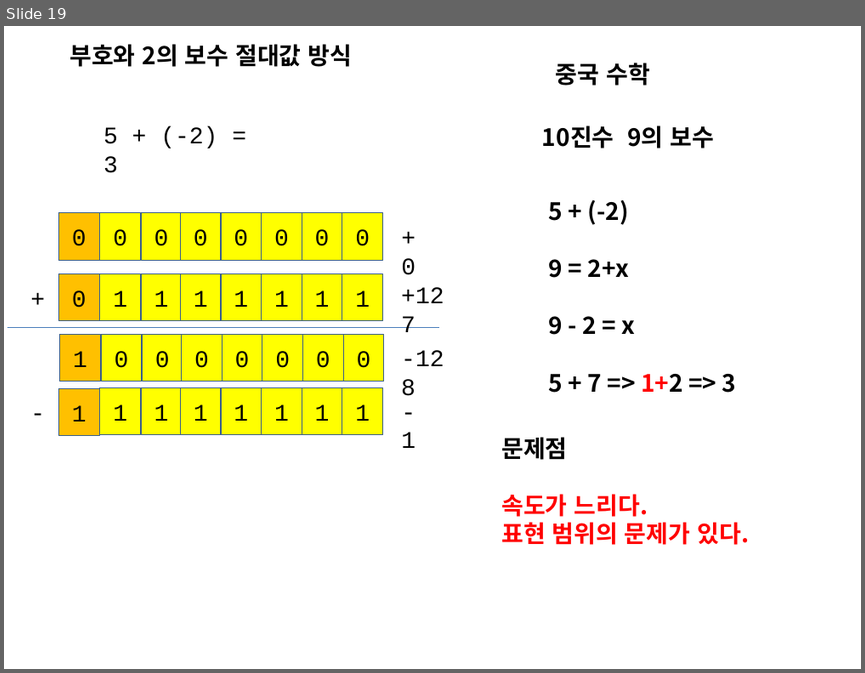
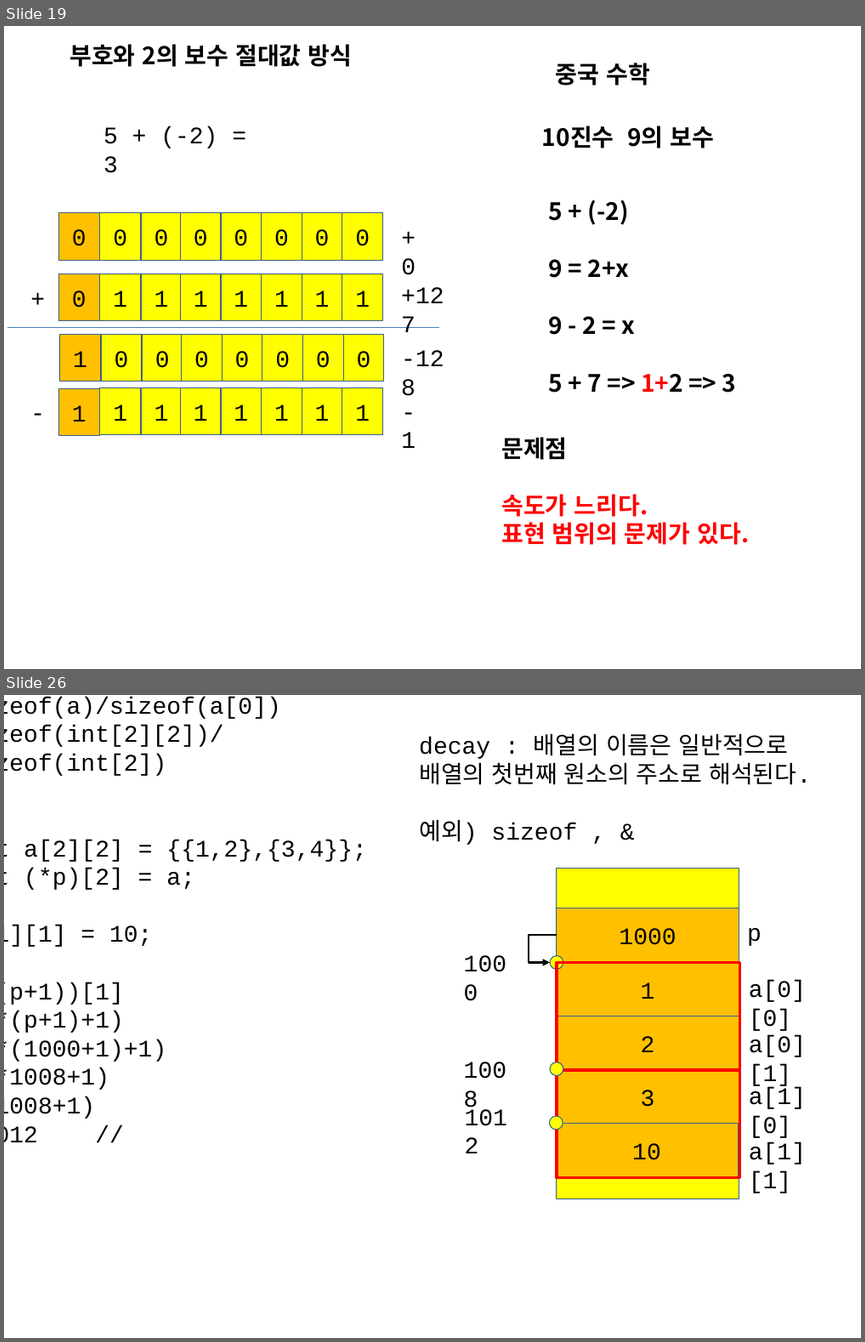
Before and after one commit to chisun-joung/osdsalgo_c, a slide deck: 01_day.pptx. Shown one above the other, each under a label of ours: slide 19 before the commit, slides 19 and 26 after it; the slides between them are not shown. The pictures are 865x673 and 865x1342 pixels, drawn with LibreOffice and Linux fonts; fonts in the diff are those of the drawing. Boxes give left, top, right and bottom in pixels: in the first picture for what was removed or moved away, otherwise in the second. Text is boxed around its words. In the diff, an @@ line names an element or a change of style, - is before the commit and + after.

```diff
--- a/01_day.pptx
+++ b/01_day.pptx
@@ slide 26 added at <box>4,695,861,1338</box>, background #FFFFFF @@
@@ text added at <box>4,697,366,1118</box>, 20 pt, text #000000 @@
+sizeof(a)/sizeof(a[0])
+sizeof(int[2][2])/sizeof(int[2])
+int a[2][2] = {{1,2},{3,4}};
+int (*p)[2] = a;
+p[1][1] = 10;
+(*(p+1))[1]
+*(*(p+1)+1)
+*(*(1000+1)+1)
+*(*1008+1)
+*(1008+1)
+*1012 //
@@ text added at <box>419,733,811,845</box>, 20 pt, text #000000 @@
+decay : 배열의 이름은 일반적으로
+배열의 첫번째 원소의 주소로 해석된다.
+예외) sizeof , &
@@ rectangle added at <box>556,868,739,1199</box>, fill #FFFF00, outline #3A5F8C 0.75 pt @@
@@ rectangle added at <box>556,907,739,961</box>, fill #FFC000, outline #3A5F8C 0.75 pt, 20 pt, text #000000 @@
+1000
@@ text added at <box>455,943,526,981</box>, 20 pt, text #000000 @@
+1000
@@ elbow arrow added from (556, 935) to (550, 962), #000000 1.5 pt @@
@@ text added at <box>747,928,761,946</box>, 20 pt, text #000000 @@
+p
@@ ellipse added at <box>550,955,563,970</box>, fill #FFFF00, outline #3A5F8C 0.75 pt @@
@@ rectangle added at <box>556,962,739,1016</box>, fill #FFC000, outline #3A5F8C 0.75 pt, 20 pt, text #000000 @@
+1
@@ rectangle added at <box>556,962,740,1069</box>, outline #FF0000 2.25 pt @@
@@ text added at <box>749,980,806,1031</box>, 20 pt, text #000000 @@
+a[0][0]
@@ rectangle added at <box>556,1016,739,1071</box>, fill #FFC000, outline #3A5F8C 0.75 pt, 20 pt, text #000000 @@
+2
@@ text added at <box>455,1049,526,1088</box>, 20 pt, text #000000 @@
+1008
@@ text added at <box>749,1035,806,1088</box>, 20 pt, text #000000 @@
+a[0][1]
@@ ellipse added at <box>550,1061,563,1076</box>, fill #FFFF00, outline #3A5F8C 0.75 pt @@
@@ rectangle added at <box>556,1069,739,1123</box>, fill #FFC000, outline #3A5F8C 0.75 pt, 20 pt, text #000000 @@
+3
@@ rectangle added at <box>556,1071,740,1178</box>, outline #FF0000 2.25 pt @@
@@ text added at <box>456,1097,527,1134</box>, 20 pt, text #000000 @@
+1012
@@ text added at <box>749,1087,806,1138</box>, 20 pt, text #000000 @@
+a[1][0]
@@ ellipse added at <box>549,1116,562,1129</box>, fill #FFFF00, outline #3A5F8C 0.75 pt @@
@@ rectangle added at <box>556,1123,738,1178</box>, fill #FFC000, outline #3A5F8C 0.75 pt, 20 pt, text #000000 @@
+10
@@ text added at <box>749,1143,806,1193</box>, 20 pt, text #000000 @@
+a[1][1]
```
Also in this commit, not shown: 16 other slides added, 1 other file.
